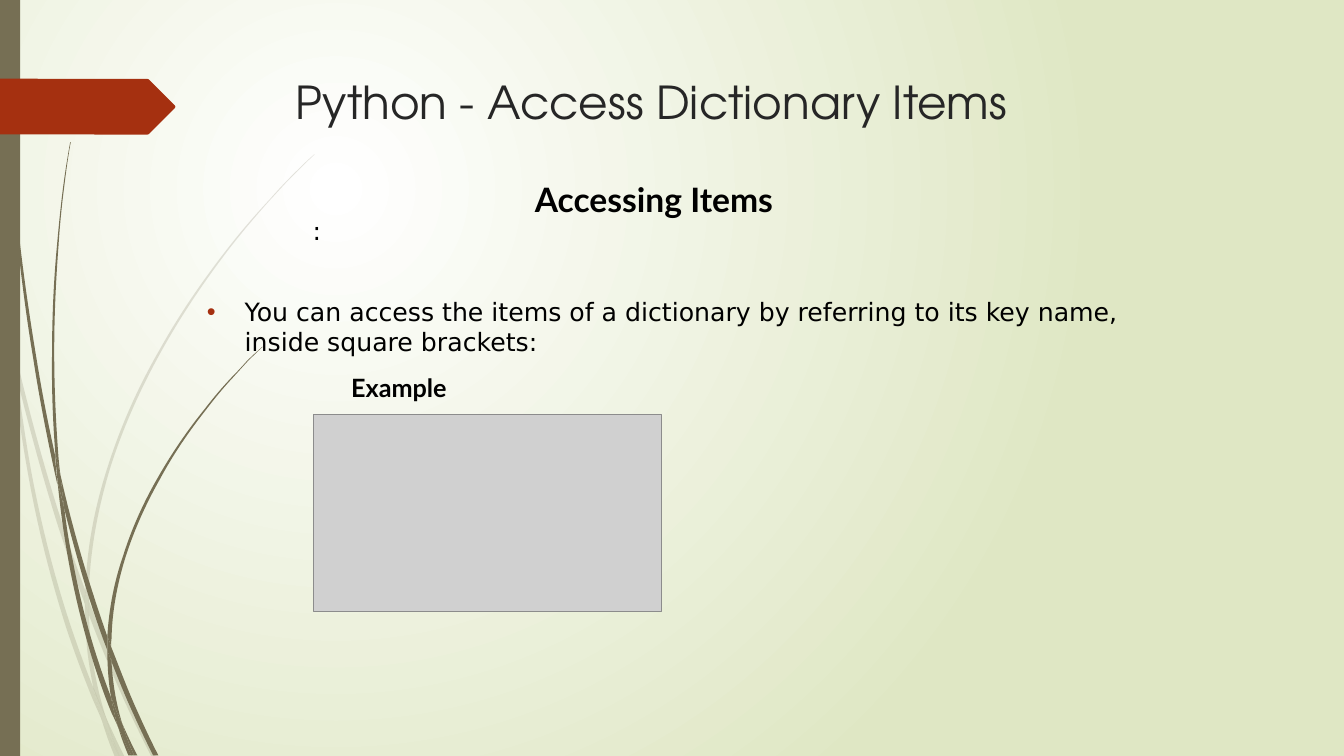
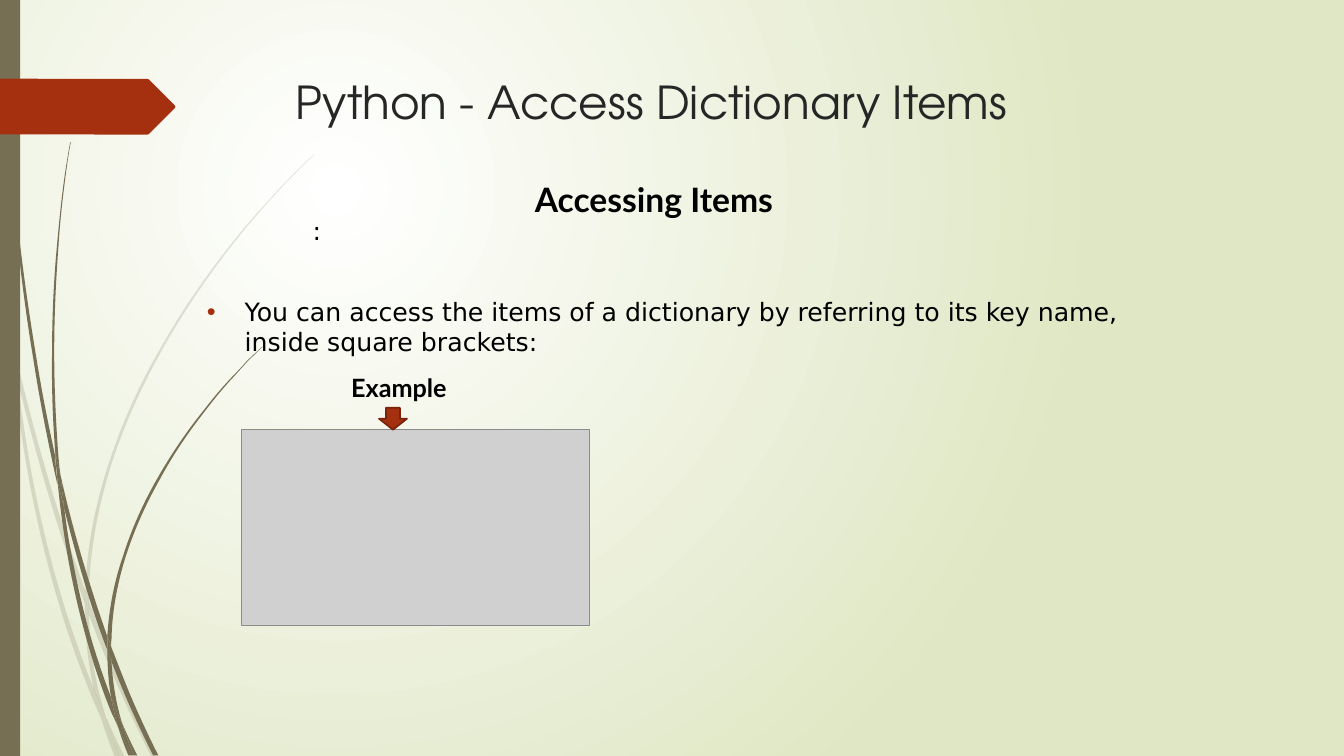
Before and after one commit to reesenacario/cs2022, a slide deck: slide 9 of 4110E240MyjournalinPython.pptx (slide 7 before the commit). Drawn at 1344x756 pixels with LibreOffice and Linux fonts; fonts in the diff are those of the drawing; grey boxes stand for pictures. Boxes give left, top, right and bottom in pixels: in the first picture for what was removed or moved away, otherwise in the second. Text is boxed around its words. In the diff, an @@ line names an element or a change of style, - is before the commit and + after.

```diff
--- a/4110E240MyjournalinPython.pptx
+++ b/4110E240MyjournalinPython.pptx
@@ down arrow added at [379, 408, 407, 431], fill #A53010, outline #7A240C 1.25 pt @@
@@ picture: place and size @@
-picture at [314, 415, 661, 612]
+picture at [242, 430, 590, 626]
```
Also in this commit, not shown: 7 other slides changed, 89 slides added, 1 slide removed.
